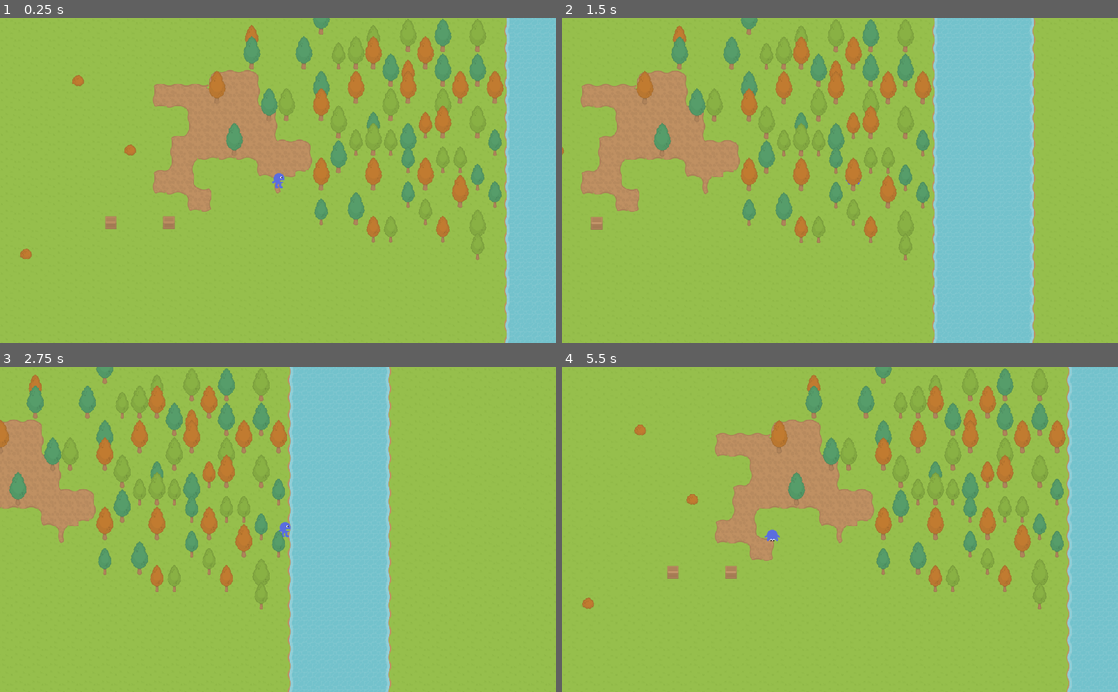
Above: before the commit, frames 1-4 (two rows, left to right).
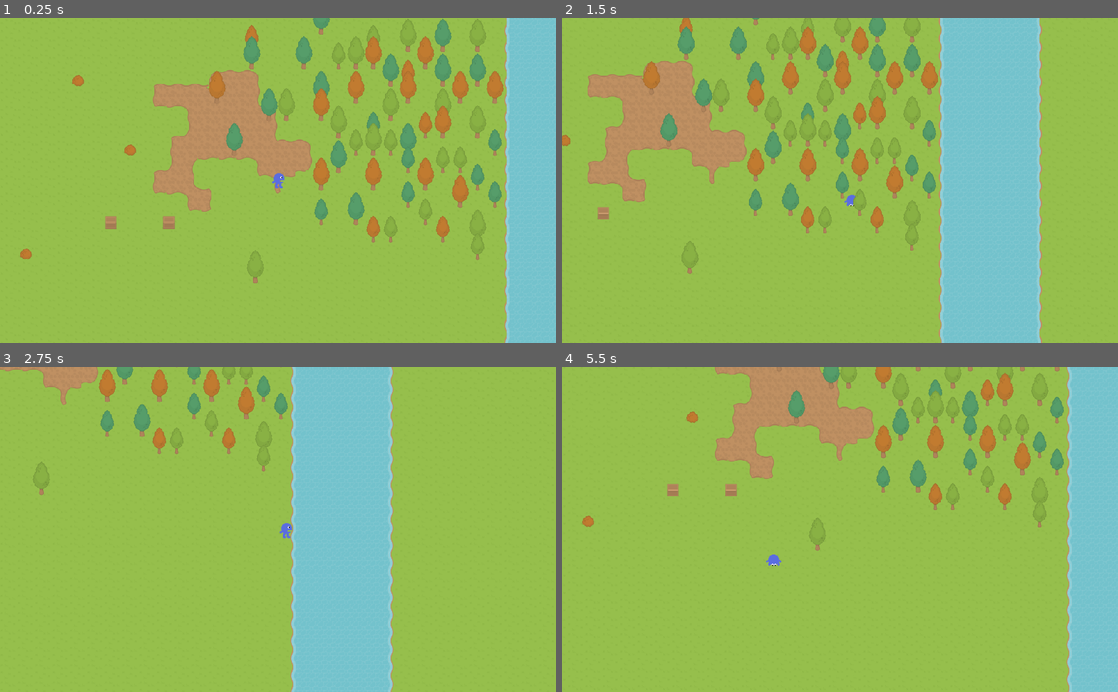
Above: after the commit, the same moments.

Repository: bagedevimo/pxljam19
Game: Godot game, scene res://Game.tscn
Two runs of this game, one before a commit and one after it. Both use one fixed random seed, a clock stepped at 60 frames per second and the inputs below.
Inputs:
- Up to frame 1 (0.25 s): no input
- Up to frame 2 (1.5 s): tap Enter at 0.5 s; hold Right (ui_right) 0.53-1.28 s; tap Space (ui_select) at 0.77 s; hold Down (ui_down) from 1.28 s (still down)
- Up to frame 3 (2.75 s): tap Space (ui_select) at 1.52 s; release Down (ui_down) at 2.03 s; hold Right (ui_right) from 2.03 s (still down)
- Up to frame 4 (5.5 s): release Right (ui_right) at 2.78 s; hold Up (ui_up) 2.78-3.53 s; tap Space (ui_select) at 3.02, 3.77, 4.52 s; hold Left (ui_left) 3.53-5.03 s; hold Down (ui_down) from 5.03 s (still down)

The runs differ from the first frame. In frame 1, less than 0.1% of the frame differs, in the area x 44-48%, y 71-82%; in frame 2, 16%; in frame 3, 14%; in frame 4, 19%, in the area x 3-92%, y 0-100%.

Commit message:
Tweak more collision meshes, add standalone free

Diff:
--- a/Game.tscn
+++ b/Game.tscn
@@ -1,8 +1,9 @@
-[gd_scene load_steps=4 format=2]
+[gd_scene load_steps=5 format=2]
 
 [ext_resource path="res://tileset.tres" type="TileSet" id=1]
 [ext_resource path="res://Player.tscn" type="PackedScene" id=2]
 [ext_resource path="res://Barrell.tscn" type="PackedScene" id=3]
+[ext_resource path="res://Tree.tscn" type="PackedScene" id=4]
 
 [node name="Game" type="Node2D"]
 __meta__ = {
@@ -43,8 +44,11 @@
 drag_margin_right = 0.0
 drag_margin_bottom = 0.0
 
-[node name="Barrell" parent="." instance=ExtResource( 3 )]
+[node name="Barrell1" parent="." instance=ExtResource( 3 )]
 position = Vector2( 204.363, 374.417 )
 
 [node name="Barrell2" parent="." instance=ExtResource( 3 )]
 position = Vector2( 311.422, 374.417 )
+
+[node name="Tree" parent="." instance=ExtResource( 4 )]
+position = Vector2( 470.694, 487.109 )
--- a/Player.tscn
+++ b/Player.tscn
@@ -3,8 +3,7 @@
 [ext_resource path="res://Player.gd" type="Script" id=1]
 [ext_resource path="res://Character.png" type="Texture" id=2]
 
-[sub_resource type="RectangleShape2D" id=1]
-extents = Vector2( 8.14383, 3.75163 )
+[sub_resource type="CircleShape2D" id=1]
 
 [node name="Player" type="KinematicBody2D"]
 script = ExtResource( 1 )
--- /dev/null
+++ b/Tree.tscn
@@ -0,0 +1,30 @@
+[gd_scene load_steps=5 format=2]
+
+[ext_resource path="res://RPGpack_sheet_32x32.png" type="Texture" id=1]
+[ext_resource path="res://Interactable.tscn" type="PackedScene" id=2]
+
+[sub_resource type="CircleShape2D" id=2]
+radius = 15.764
+
+[sub_resource type="CircleShape2D" id=1]
+radius = 4.97325
+
+[node name="Node2D" type="Node2D"]
+
+[node name="Sprite" type="Sprite" parent="."]
+position = Vector2( 0, -28.0885 )
+texture = ExtResource( 1 )
+region_enabled = true
+region_rect = Rect2( 0, 320, 32, 64 )
+
+[node name="Interact" parent="." instance=ExtResource( 2 )]
+
+[node name="CollisionShape2D" type="CollisionShape2D" parent="Interact"]
+position = Vector2( 0, 0.0405903 )
+shape = SubResource( 2 )
+
+[node name="StaticBody2D" type="StaticBody2D" parent="."]
+
+[node name="CollisionShape2D" type="CollisionShape2D" parent="StaticBody2D"]
+shape = SubResource( 1 )
+one_way_collision_margin = 0.0
